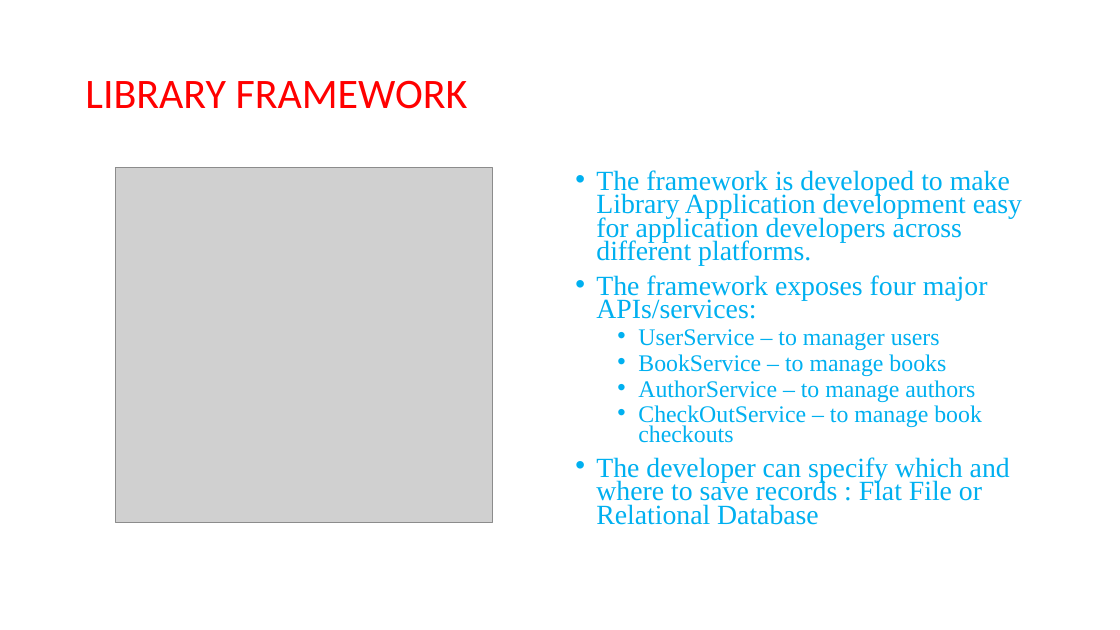
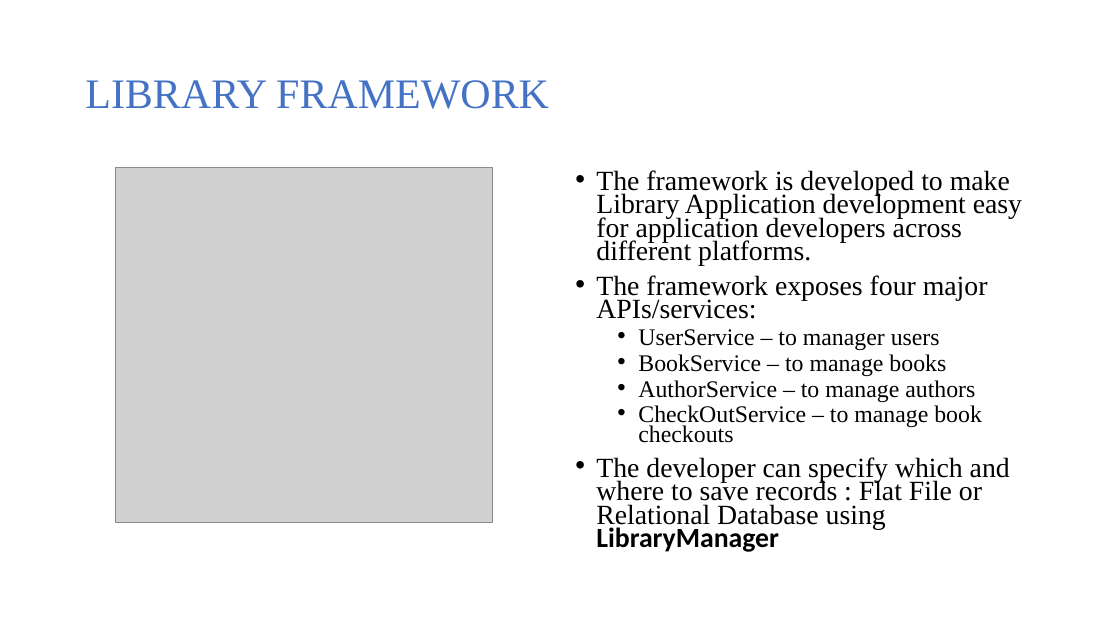
Before and after one commit to asdprojectlibrary/FrameworkLibraryProject, a slide deck: slide 3 of FinalLibraryFrameworkDesignDocument.pptx. Drawn at 1120x630 pixels with LibreOffice and Linux fonts; fonts in the diff are those of the drawing; grey boxes stand for pictures. Boxes give left, top, right and bottom in pixels: in the first picture for what was removed or moved away, otherwise in the second. Text is boxed around its words. In the diff, an @@ line names an element or a change of style, - is before the commit and + after.

Commit message:
document clean up, formatting

```diff
--- a/FinalLibraryFrameworkDesignDocument.pptx
+++ b/FinalLibraryFrameworkDesignDocument.pptx
@@ title "LIBRARY FRAMEWORK" at box(85, 80, 549, 109): font Calibri to Times New Roman, text colour #FF0000 to #4472C4 @@
@@ text at box(596, 170, 1022, 443): text colour #00B0F0 to #000000 in "The framework is developed to make Library ...", "The framework exposes four major APIs/services:", "UserService – to manager users", "BookService – to manage books" and 2 more places @@
@@ text at box(596, 457, 1010, 552): text changed; text colour #00B0F0 to #000000 @@
-• The developer can specify which and where to save records : Flat File or Relational Database
+• The developer can specify which and where to save records : Flat File or Relational Database using LibraryManager
```
Also in this commit, not shown: 12 other slides changed.
